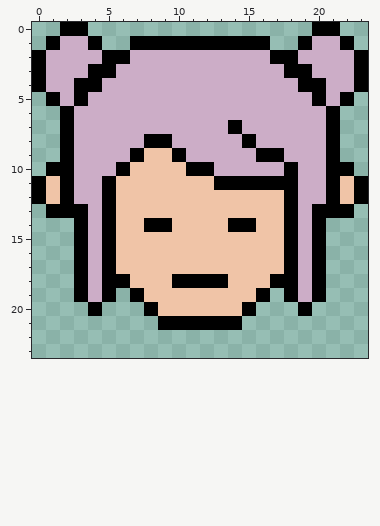
Pixel-art sprite, stored at game/images/catherineCHIBI.png. This is how it looked before the edit.
The file is 24x24 pixels. Colours within 5 levels of each other are drawn and written as one.
The result:
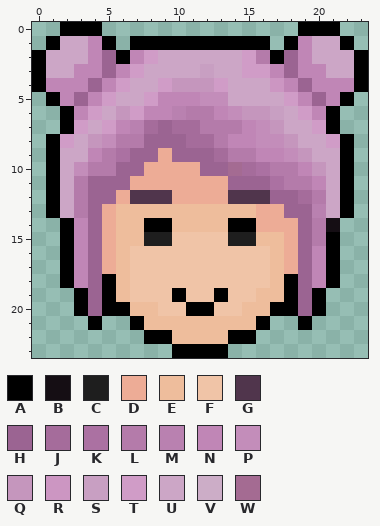
Palette (. is transparent): A #000000  B #150e14  C #1e1e1e  D #edac96  E #eebd9c  F #f0c4a7  G #50354c  H #9b6492  J #a56c9b  K #ab71a2  L #b47baa  M #b981b0  N #c086b6  P #c38dba  Q #c596bd  R #cc96c2  S #c89fc2  T #d09cc7  U #cca6c6  V #ccadc7  W #a46b92
Edits made:
Changed rows in their new state; - is an unchanged pixel.
first column x 0:
 0 ----A--------------A----
 1 --UUNA------------ANUU--
 2 -UUUNH-NTUUUUUUTL-HNUUU-
 3 -UUNNHNTUUUUSUUTTNHNNUU-
 4 -NNNHNTUUTQQQTUUURNHNNN-
 5 --NHNTUUTNNNPPUUUUTNHN--
 6 ---NTUQTNNMLLNPQQSUTN---
 7 ---TUTNMJHJJLLLNPQUUT---
 8 -ATUQPLLHHHJJLNNPPQUUTA-
 9 -AUUNLKHHDHHHJLLNNPQUUA-
10 --UPLLHHDDDDHHWJKLLNQU--
11 .AULHHHDDDDDDDHHHKLLNUA.
12 .AULHHDGGGDDDDGGGHHJLUA.
13 --ULHDEEEEEEEEEEDDHHMU--
14 --ANHDEE--EEEE--DDDHLB--
15 --ANHDEECC----CCEEDHLA--
16 --ANHDE----------EDHNA--
17 --ANHDE----------EDHNA--
18 --ANH-E---FFFF---E-HNA--
19 ----H-EF--A--A--EE-H----
20 ---AHAAEE--AA--EEAAHA---
21 ----A--AEEEEEEEEA--A----
22 --------AAEEEEAA--------
23 ----------AAAA----------
